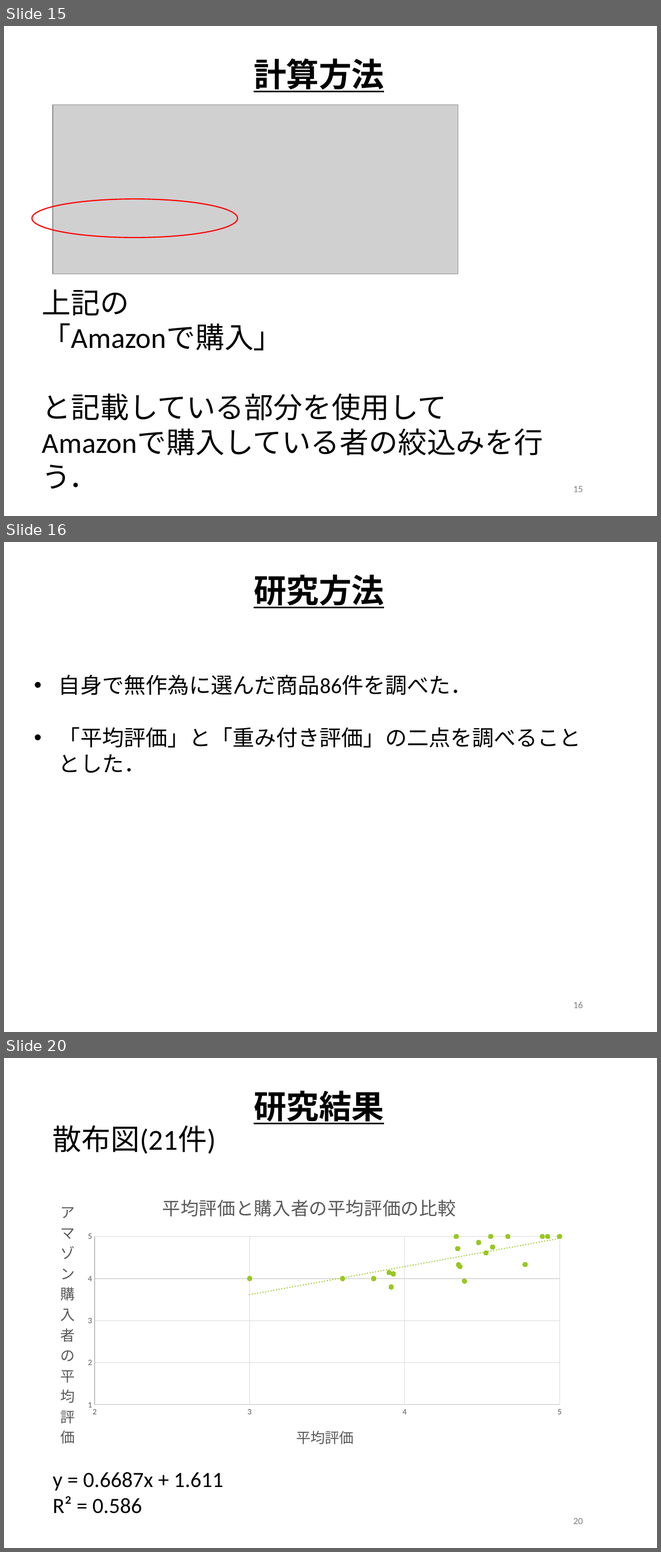
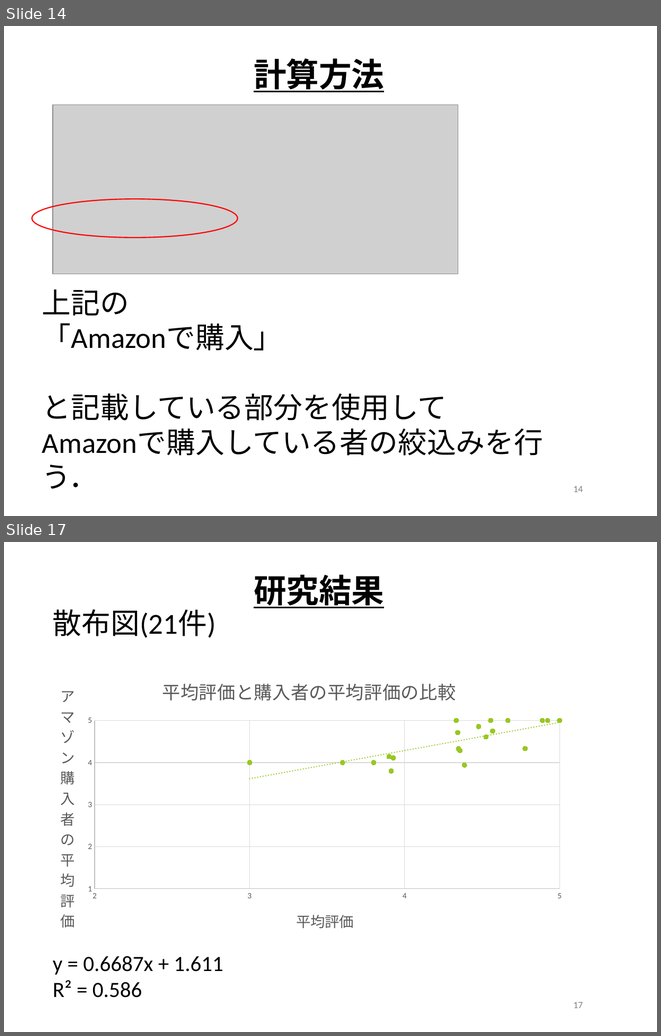
Before and after one commit to keimatsui/kadai, a slide deck: 卒業論文/2014/齋藤勇也/最終発表/卒業論文発表資料.pptx. Shown one above the other, each under a label of ours: slides 15, 16 and 20 before the commit, slides 14 and 17 after it; the slides between them are not shown. The pictures are 661x1552 and 661x1036 pixels, drawn with LibreOffice and Linux fonts; fonts in the diff are those of the drawing; grey boxes stand for pictures; background and template pictures are left out. Boxes give left, top, right and bottom in pixels: in the first picture for what was removed or moved away, otherwise in the second. Text is boxed around its words. In the diff, an @@ line names an element or a change of style, - is before the commit and + after.

```diff
--- a/卒業論文/2014/齋藤勇也/最終発表/卒業論文発表資料.pptx
+++ b/卒業論文/2014/齋藤勇也/最終発表/卒業論文発表資料.pptx
@@ slide 16 removed at bbox=[4, 542, 657, 1032], background #FFFFFF @@
@@ text removed at bbox=[254, 574, 384, 608] @@
-研究方法
@@ text removed at bbox=[59, 674, 581, 773] @@
-• 自身で無作為に選んだ商品86件を調べた．
-• 「平均評価」と「重み付き評価」の二点を調べることとした．
@@ page number removed at bbox=[573, 1002, 583, 1008] @@
-16
@@ what was slide 15 is now slide 14 @@
@@ page number at bbox=[573, 486, 583, 492]: text changed @@
-15
+14
@@ what was slide 20 is now slide 17 @@
@@ page number at bbox=[573, 1002, 583, 1008]: text changed @@
-20
+17
```
Also in this commit, not shown: 6 slides changed, 1 slide added, 2 other slides removed.
